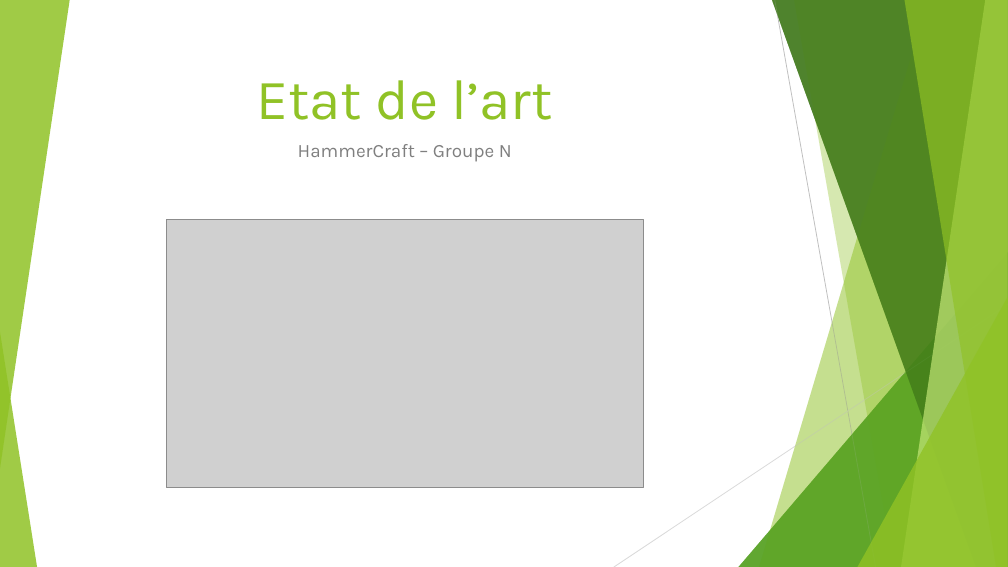
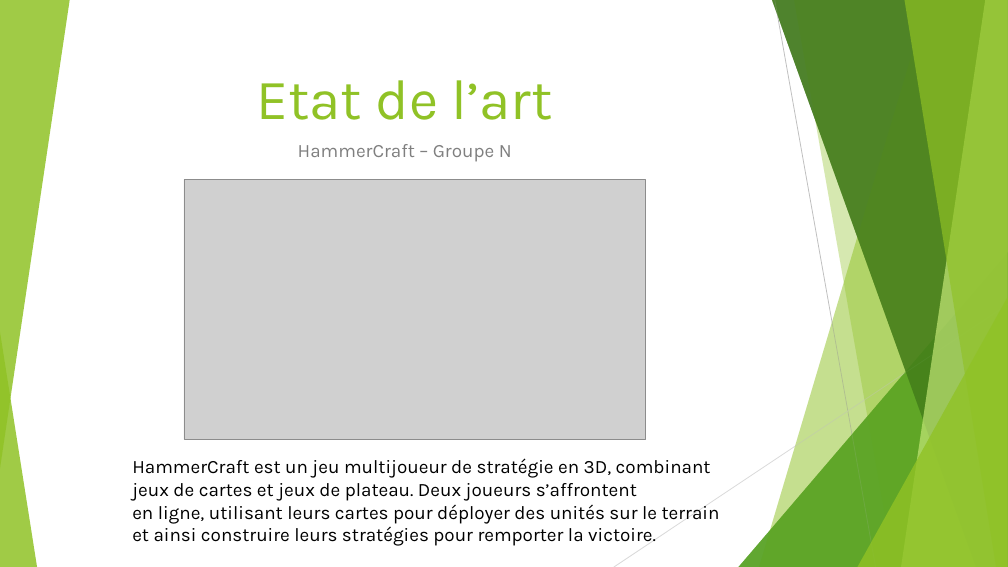
Before and after one commit to PNS-PS7and8/pns-innov1920-pns-innov1920-n, a slide deck: slide 1 of EtatDeLArt.odp. Drawn at 1008x567 pixels with LibreOffice and Linux fonts; fonts in the diff are those of the drawing; grey boxes stand for pictures. Boxes give left, top, right and bottom in pixels: in the first picture for what was removed or moved away, otherwise in the second. Text is boxed around its words. In the diff, an @@ line names an element or a change of style, - is before the commit and + after.

```diff
--- a/EtatDeLArt.odp
+++ b/EtatDeLArt.odp
@@ picture: place and size @@
-picture at [166,219,644,488]
+picture at [184,180,646,440]
@@ text added at [132,458,720,546], 18 pt, text #000000 @@
+HammerCraft est un jeu multijoueur de stratégie en 3D, combinant
+jeux de cartes et jeux de plateau. Deux joueurs s’affrontent
+en ligne, utilisant leurs cartes pour déployer des unités sur le terrain
+et ainsi construire leurs stratégies pour remporter la victoire.
```
Also in this commit, not shown: 4 other slides changed, 10 other files.
